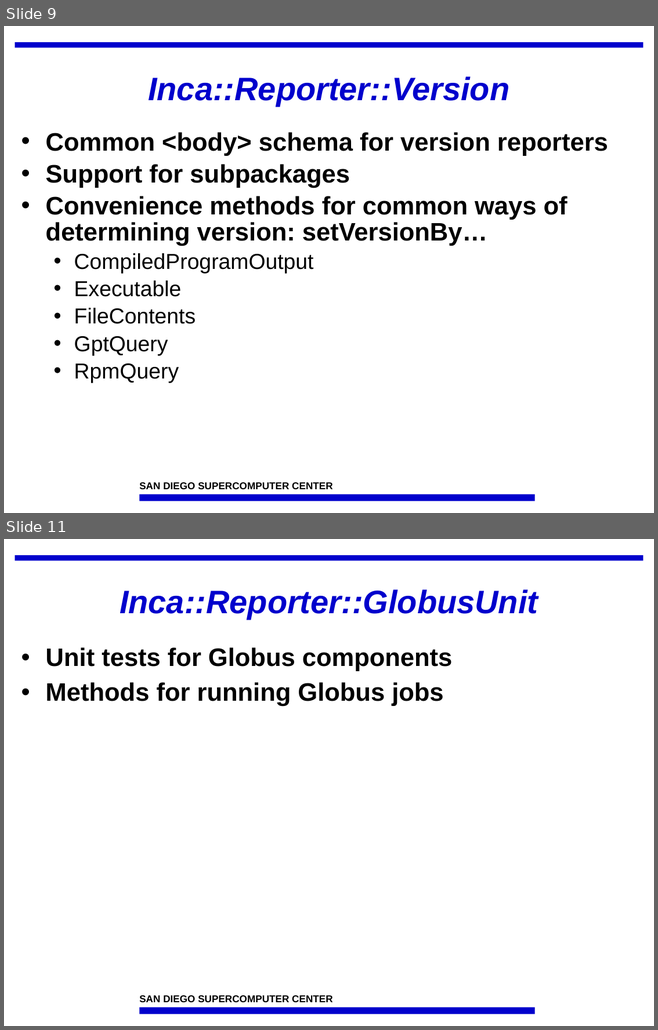
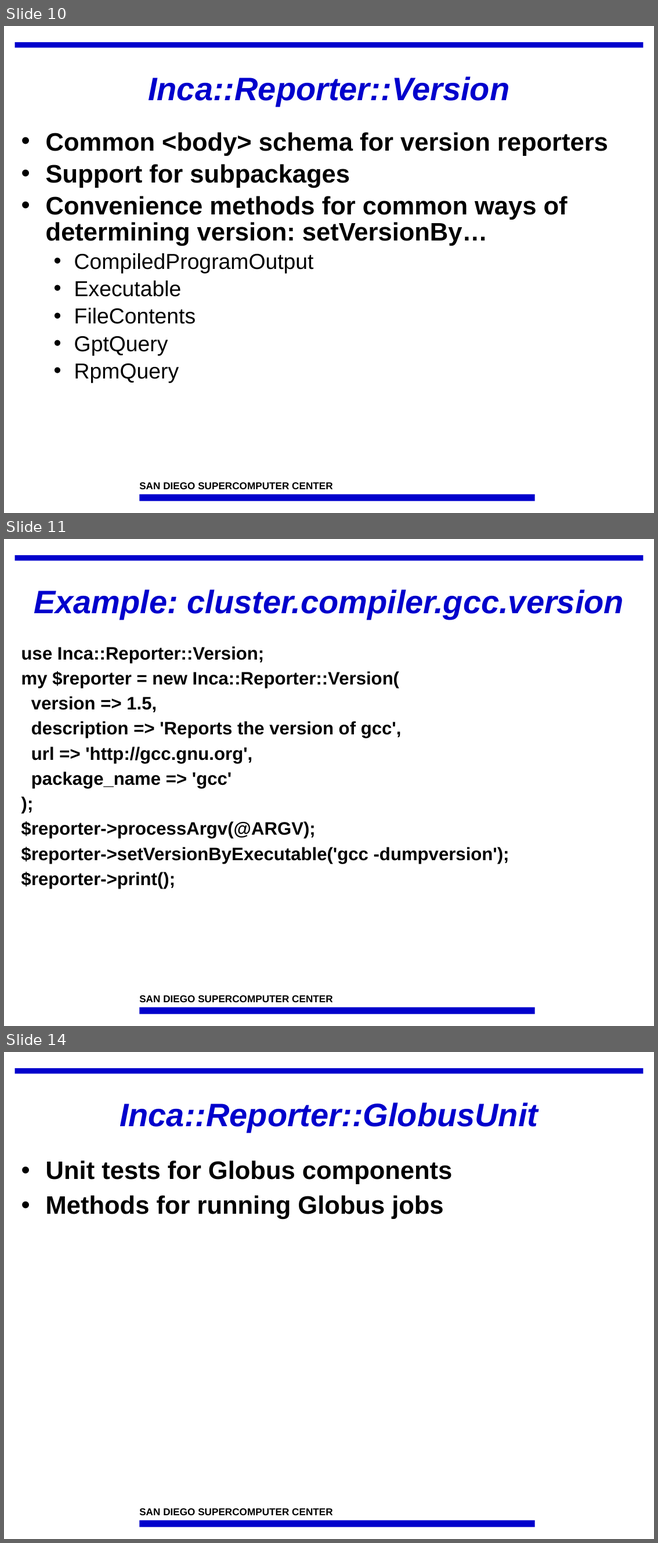
Before and after one commit to IncaProject/inca-xsede, a slide deck: talks/incaReporters.ppt. Shown one above the other, each under a label of ours: slides 9 and 11 before the commit, slides 10, 11 and 14 after it; the slides between them are not shown. The pictures are 658x1030 and 658x1543 pixels, drawn with LibreOffice and Linux fonts; fonts in the diff are those of the drawing; background and template pictures are left out. Boxes give left, top, right and bottom in pixels: in the first picture for what was removed or moved away, otherwise in the second. Text is boxed around its words. In the diff, an @@ line names an element or a change of style, - is before the commit and + after.

Commit message:
Add examples.

```diff
--- a/talks/incaReporters.ppt
+++ b/talks/incaReporters.ppt
@@ slide 11 added at (4, 539, 654, 1026), background #FFFFFF; not listed: 3 template elements that a slide beside it also shows @@
@@ title added at (34, 589, 623, 619), 36 pt, text #0000CC, bold, italic @@
+Example: cluster.compiler.gcc.version
@@ text added at (21, 646, 509, 889), 20 pt, text #000000, bold @@
+use Inca::Reporter::Version;
+my $reporter = new Inca::Reporter::Version(
+version => 1.5,
+description => 'Reports the version of gcc',
+url => 'http://gcc.gnu.org',
+package_name => 'gcc'
+);
+$reporter->processArgv(@ARGV);
+$reporter->setVersionByExecutable('gcc -dumpversion');
+$reporter->print();
@@ what was slide 9 is now slide 10 @@
@@ what was slide 11 is now slide 14 @@
```
Also in this commit, not shown: 3 slides changed, 4 other slides added.
